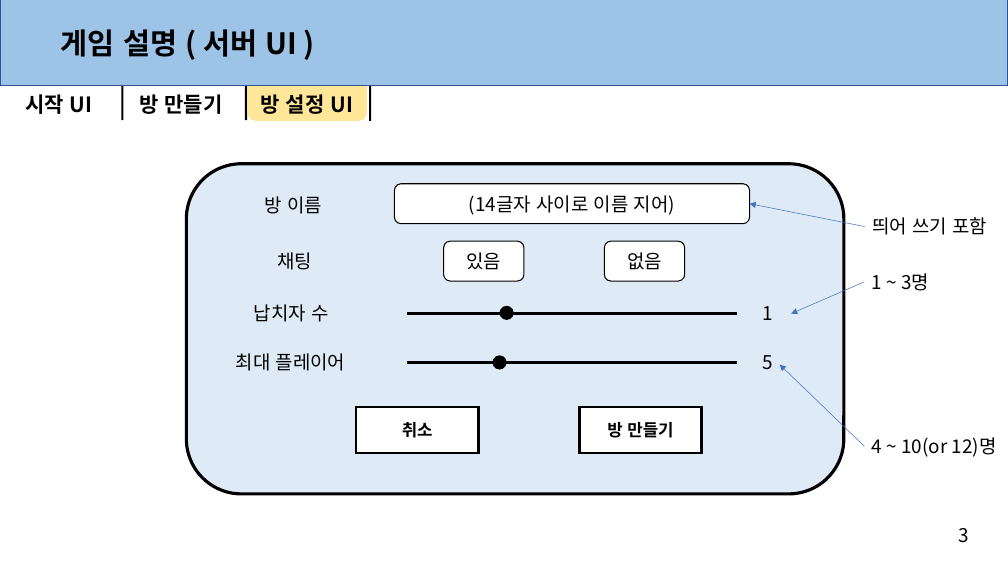
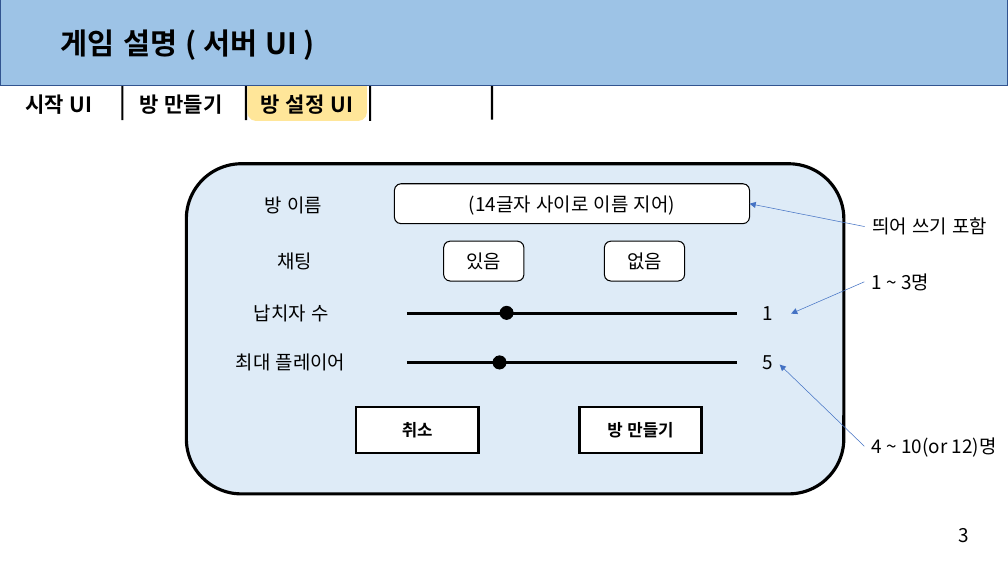
Before and after one commit to anglik0370/EscapeIsland, a slide deck: slide 6 of Document/UI/서버 UI.pptx (slide 4 before the commit). Drawn at 1008x567 pixels with LibreOffice and Linux fonts; fonts in the diff are those of the drawing. Boxes give left, top, right and bottom in pixels: in the first picture for what was removed or moved away, otherwise in the second. Text is boxed around its words. In the diff, an @@ line names an element or a change of style, - is before the commit and + after.

```diff
--- a/Document/UI/서버 UI.pptx
+++ b/Document/UI/서버 UI.pptx
@@ rectangle added at (x1=491, y1=84, x2=493, y2=120), fill #000000 @@
```
Also in this commit, not shown: 2 other slides changed, 2 slides added, 3 other files.
